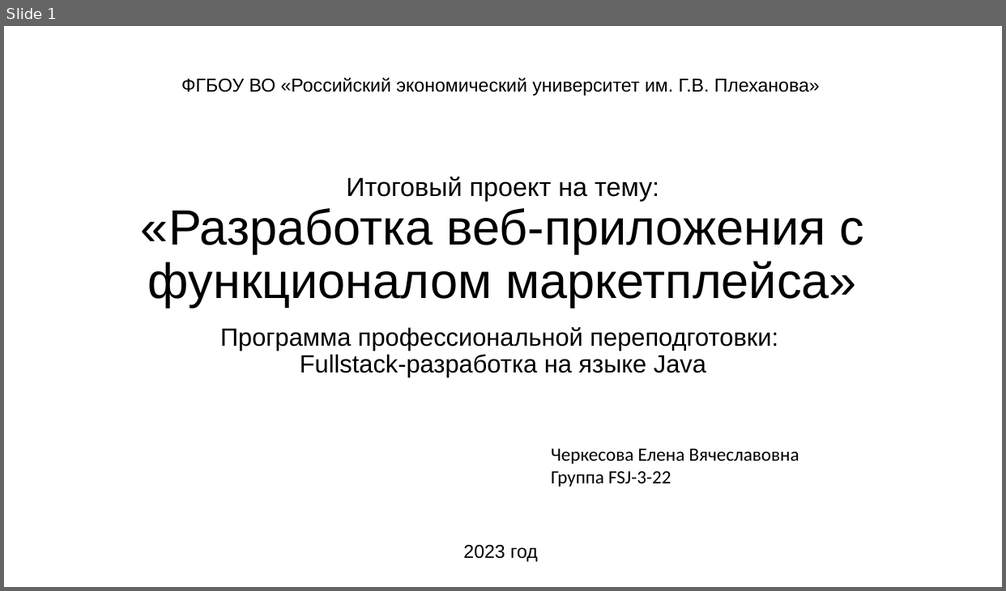
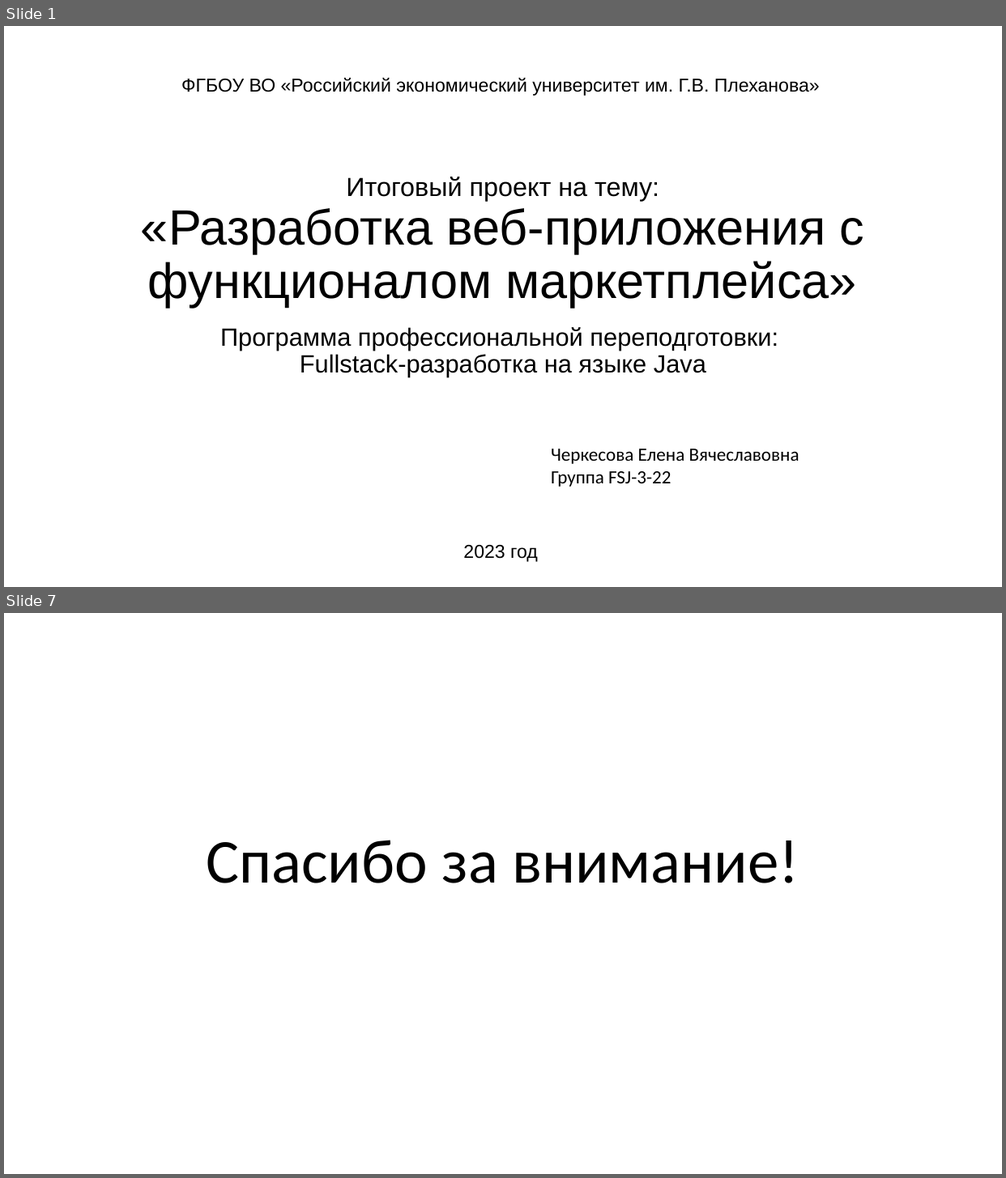
Before and after one commit to Elena-Cherkesova/fsj_spring, a slide deck: Cherkesova_FSJ_Presentation_Report.pptx. Shown one above the other, each under a label of ours: slide 1 before the commit, slides 1 and 7 after it; the slides between them are not shown. The pictures are 1006x591 and 1006x1178 pixels, drawn with LibreOffice and Linux fonts; fonts in the diff are those of the drawing. Boxes give left, top, right and bottom in pixels: in the first picture for what was removed or moved away, otherwise in the second. Text is boxed around its words. In the diff, an @@ line names an element or a change of style, - is before the commit and + after.

```diff
--- a/Cherkesova_FSJ_Presentation_Report.pptx
+++ b/Cherkesova_FSJ_Presentation_Report.pptx
@@ slide 7 added at [4, 613, 1002, 1174], background #FFFFFF @@
@@ title added at [206, 840, 799, 884], 60 pt, text #000000 @@
+Спасибо за внимание!
```
Also in this commit, not shown: 3 slides changed, 2 other slides added, 2 slides removed, 9 other files.
